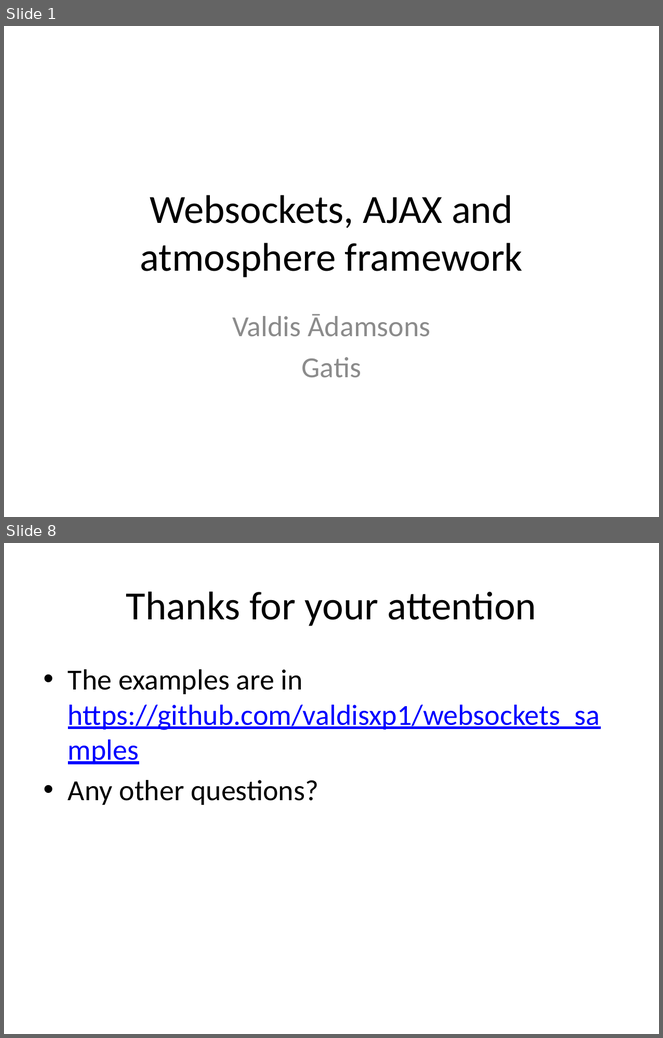
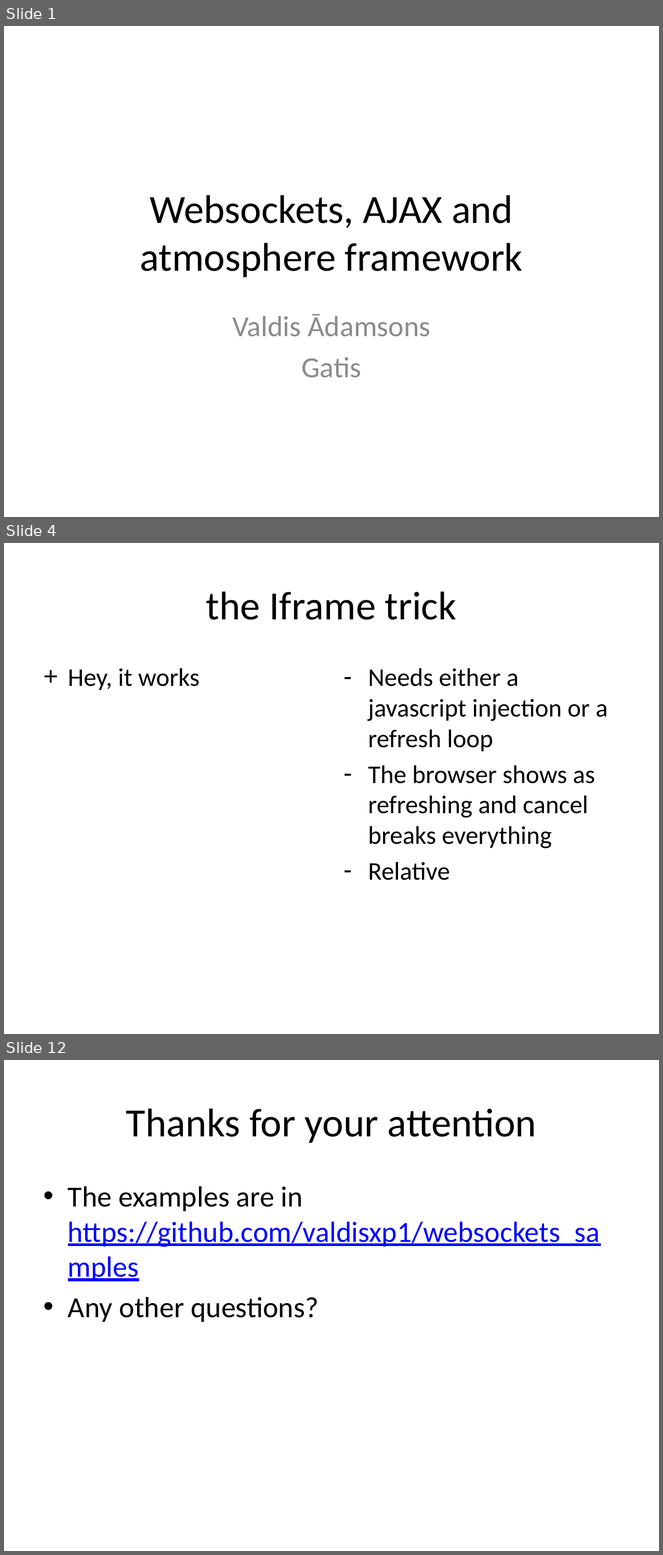
Before and after one commit to valdisxp1/websockets_samples, a slide deck: Atmoshere_and_websockets.pptx. Shown one above the other, each under a label of ours: slides 1 and 8 before the commit, slides 1, 4 and 12 after it; the slides between them are not shown. The pictures are 663x1038 and 663x1555 pixels, drawn with LibreOffice and Linux fonts; fonts in the diff are those of the drawing. Boxes give left, top, right and bottom in pixels: in the first picture for what was removed or moved away, otherwise in the second. Text is boxed around its words. In the diff, an @@ line names an element or a change of style, - is before the commit and + after.

```diff
--- a/Atmoshere_and_websockets.pptx
+++ b/Atmoshere_and_websockets.pptx
@@ slide 4 added at (4, 543, 659, 1034), background #FFFFFF @@
@@ title added at (206, 591, 457, 620), 44 pt, text #000000 @@
+the Iframe trick
@@ text added at (68, 668, 200, 690), 28 pt, text #000000 @@
++ Hey, it works
@@ text added at (368, 668, 608, 880), 28 pt, text #000000 @@
+– Needs either a javascript injection or a refresh loop
+– The browser shows as refreshing and cancel breaks everything
+– Relative
@@ what was slide 8 is now slide 12 @@
```
Also in this commit, not shown: 2 slides changed, 7 other slides added, 4 slides removed.
